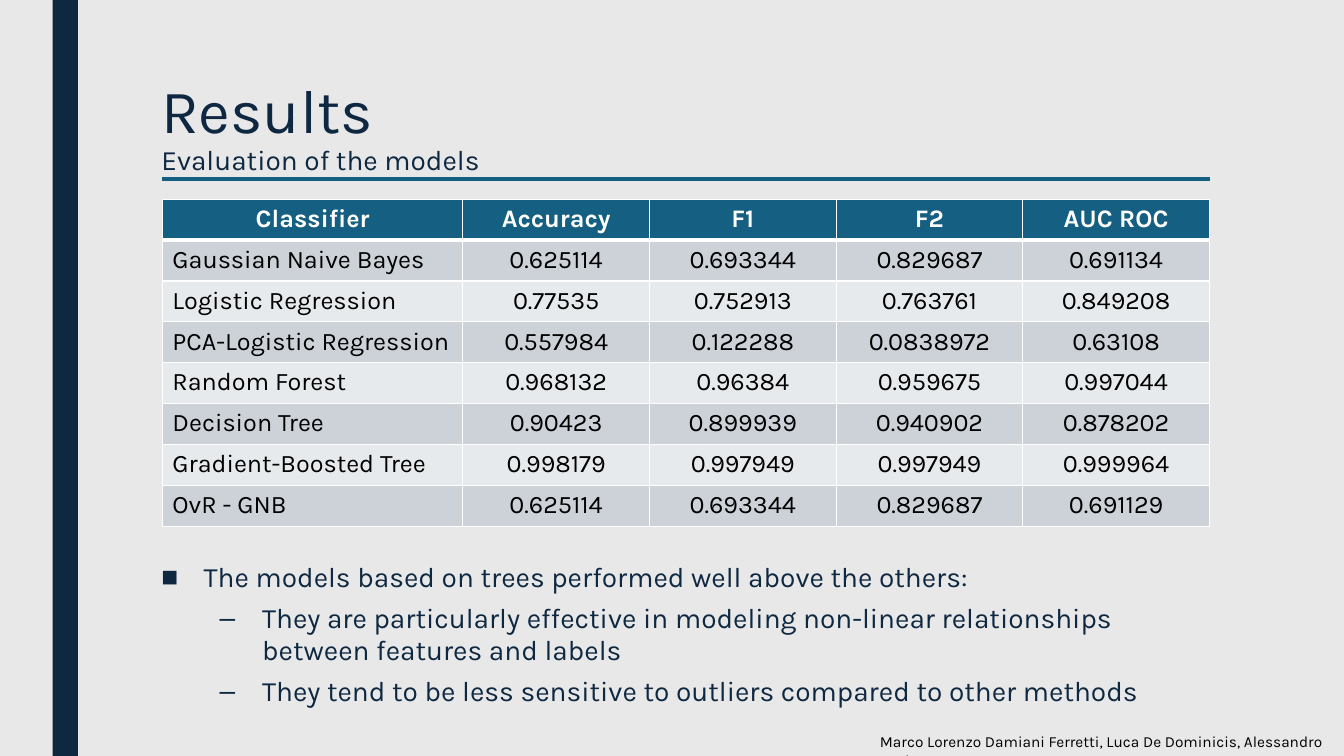
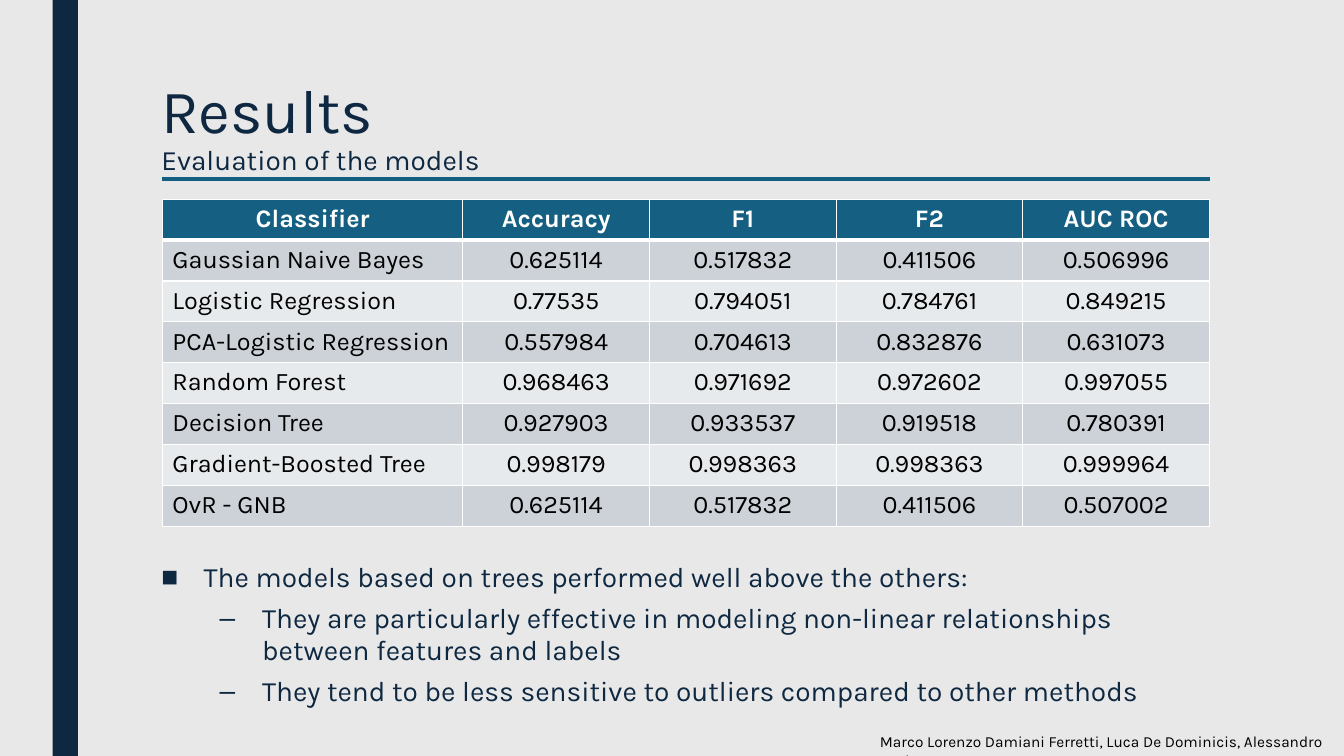
Before and after one commit to luca-de-dominicis/Big_Data_Analytics, a slide deck: slide 10 of BDA-Presentation.pptx. Drawn at 1344x756 pixels with LibreOffice and Linux fonts; fonts in the diff are those of the drawing. Boxes give left, top, right and bottom in pixels: in the first picture for what was removed or moved away, otherwise in the second. Text is boxed around its words. In the diff, an @@ line names an element or a change of style, - is before the commit and + after.

Commit message:
Minor fixes

```diff
--- a/BDA-Presentation.pptx
+++ b/BDA-Presentation.pptx
@@ table at (162,200,1209,526) @@
-row 2: Gaussian Naive Bayes | 0.625114 | 0.693344 | 0.829687 | 0.691134
+row 2: Gaussian Naive Bayes | 0.625114 | 0.517832 | 0.411506 | 0.506996
-row 3: Logistic Regression | 0.77535 | 0.752913 | 0.763761 | 0.849208
+row 3: Logistic Regression | 0.77535 | 0.794051 | 0.784761 | 0.849215
-row 4: PCA-Logistic Regression | 0.557984 | 0.122288 | 0.0838972 | 0.63108
+row 4: PCA-Logistic Regression | 0.557984 | 0.704613 | 0.832876 | 0.631073
-row 5: Random Forest | 0.968132 | 0.96384 | 0.959675 | 0.997044
+row 5: Random Forest | 0.968463 | 0.971692 | 0.972602 | 0.997055
-row 6: Decision Tree | 0.90423 | 0.899939 | 0.940902 | 0.878202
+row 6: Decision Tree | 0.927903 | 0.933537 | 0.919518 | 0.780391
-row 7, column 3: 0.997949
+row 7, column 3: 0.998363
-row 7, column 4: 0.997949
+row 7, column 4: 0.998363
-row 8: OvR - GNB | 0.625114 | 0.693344 | 0.829687 | 0.691129
+row 8: OvR - GNB | 0.625114 | 0.517832 | 0.411506 | 0.507002
```
Also in this commit, not shown: 9 other slides changed.
